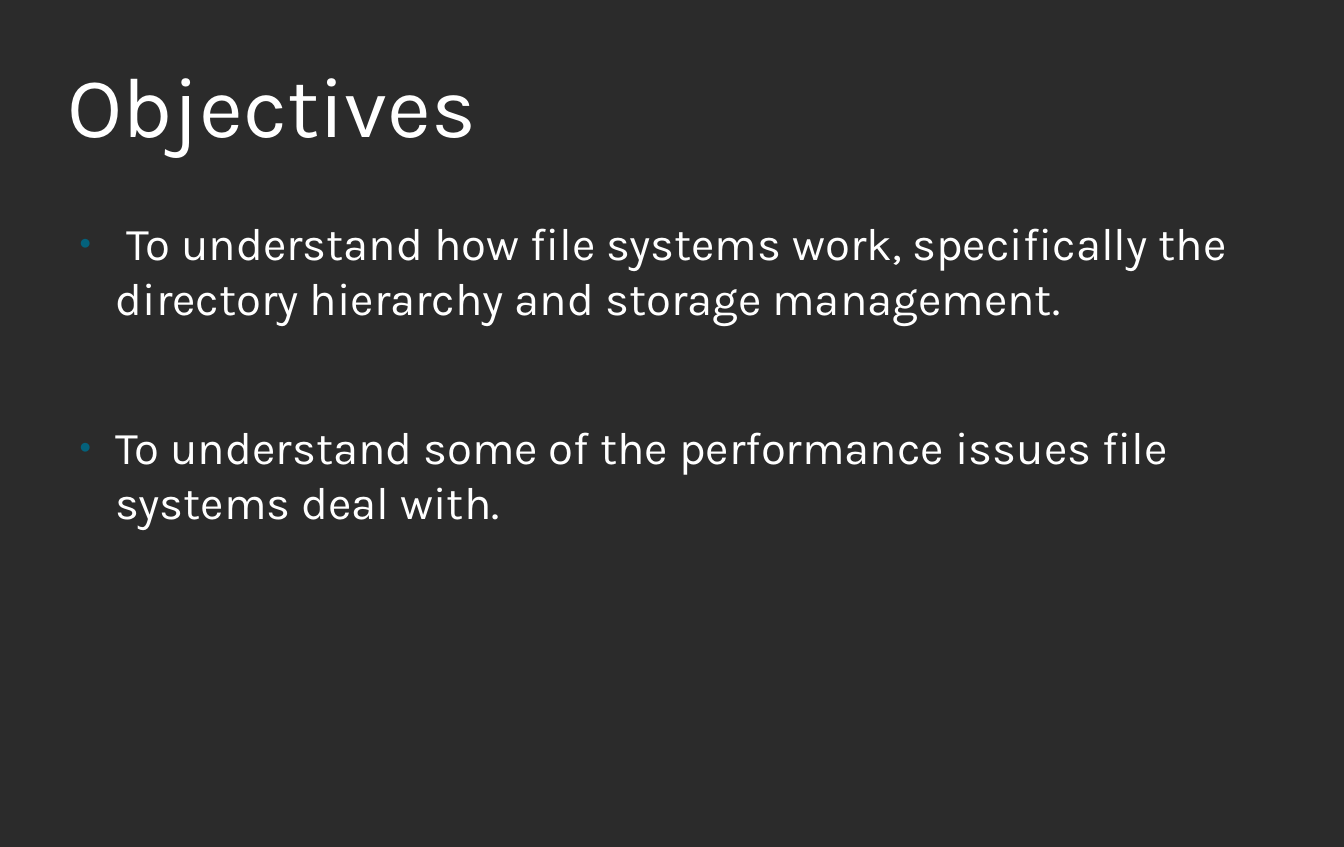
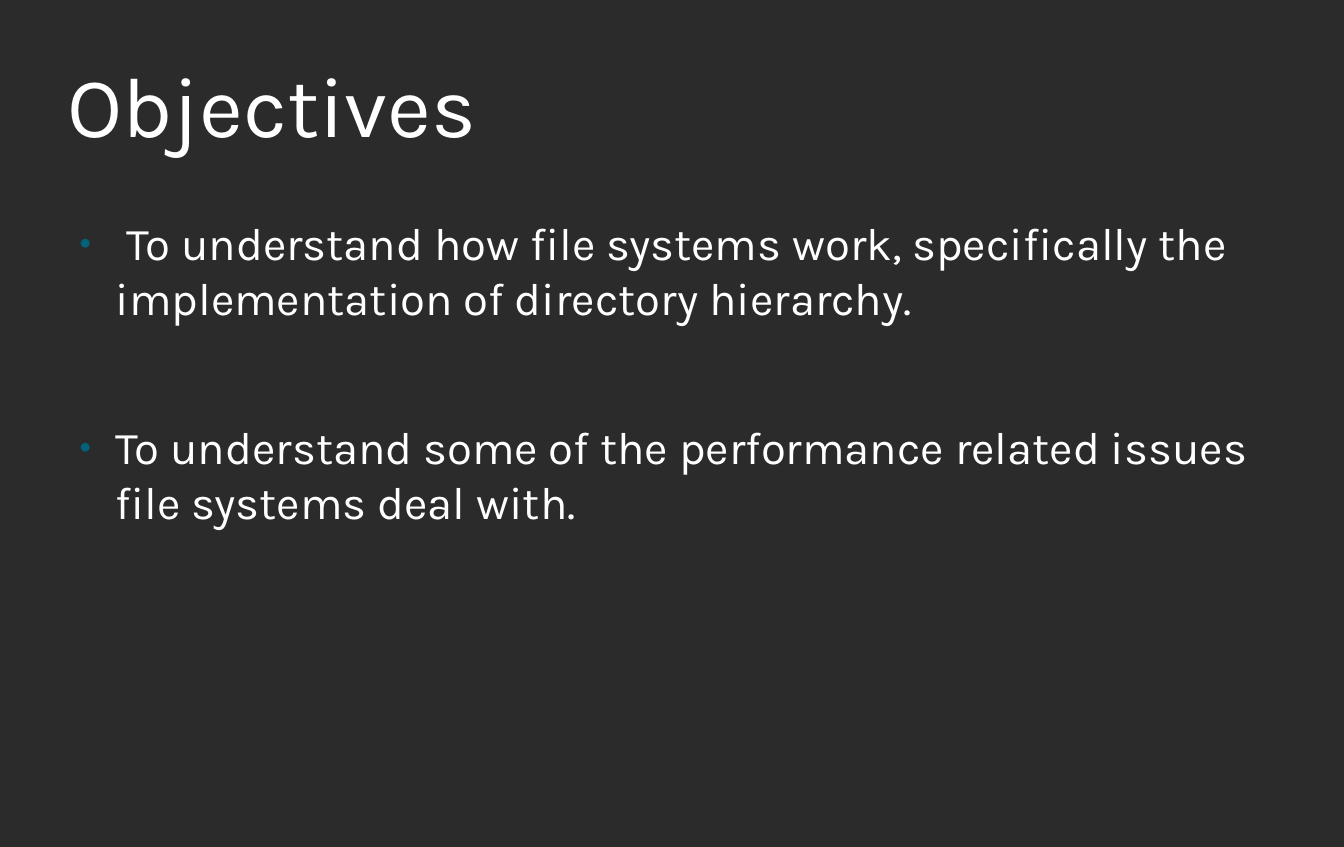
Before and after one commit to ankitmishra16/FIle-System, a slide deck: slide 3 of OS_Project_Report.odp. Drawn at 1344x847 pixels with LibreOffice and Linux fonts; fonts in the diff are those of the drawing; background and template pictures are left out; a plain dark background stands for a picture behind light text. Boxes give left, top, right and bottom in pixels: in the first picture for what was removed or moved away, otherwise in the second. Text is boxed around its words. In the diff, an @@ line names an element or a change of style, - is before the commit and + after.

```diff
--- a/OS_Project_Report.odp
+++ b/OS_Project_Report.odp
@@ text at (115, 228, 1247, 530): text changed @@
-● To understand how file systems work, specifically the directory hierarchy and storage management.
-● To understand some of the performance issues file systems deal with.
+● To understand how file systems work, specifically the implementation of directory hierarchy.
+● To understand some of the performance related issues file systems deal with.
```
Also in this commit, not shown: 7 other slides changed, 5 slides added, 1 slide removed.
